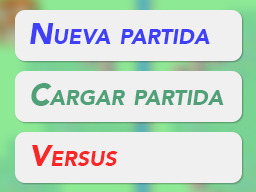
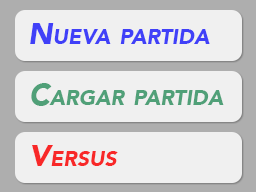
Two versions of the same layered image (256x192). Layer-by-layer changes:
added layer "Capa 1" above "Castillo" over left=0, top=0, right=256, bottom=192
